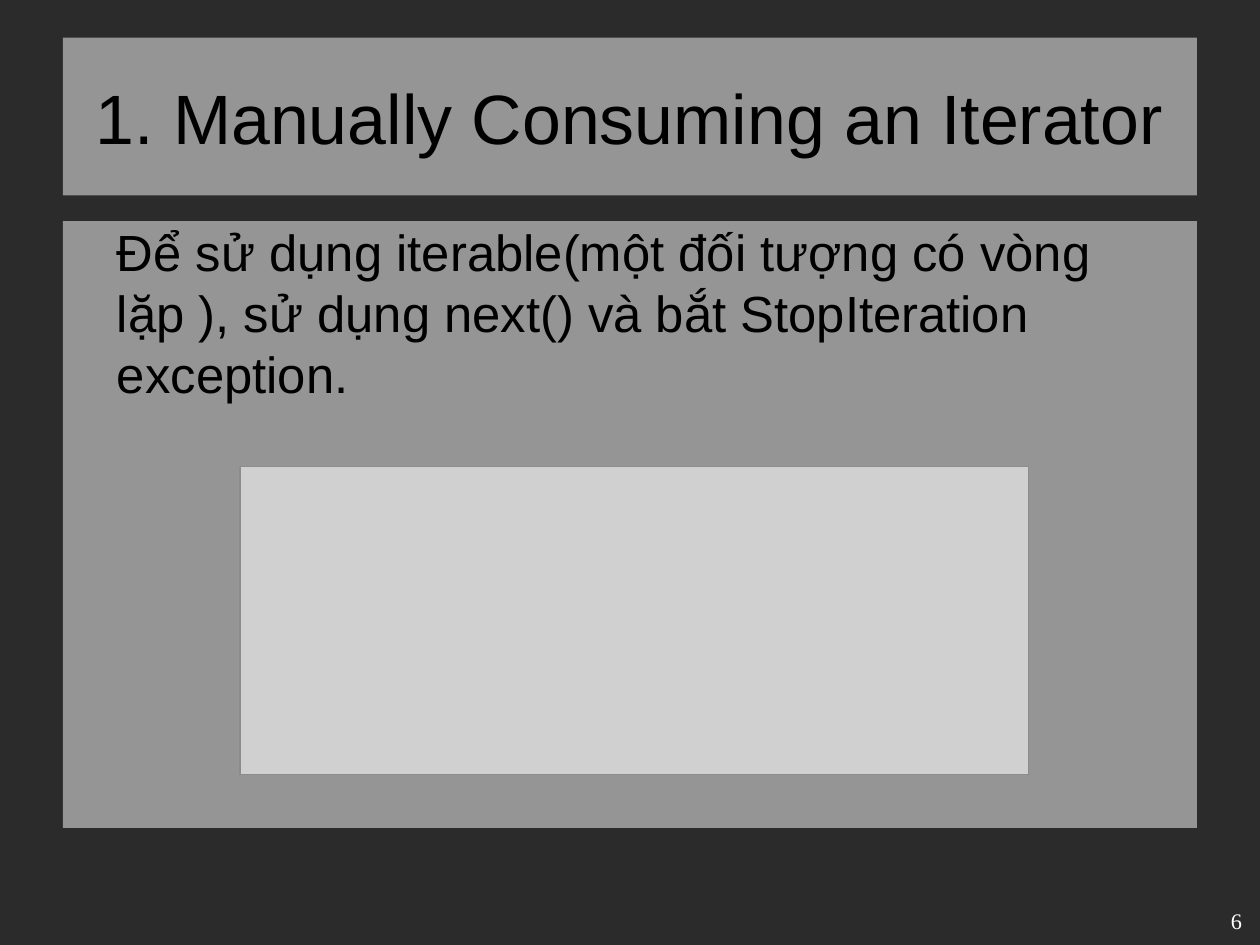
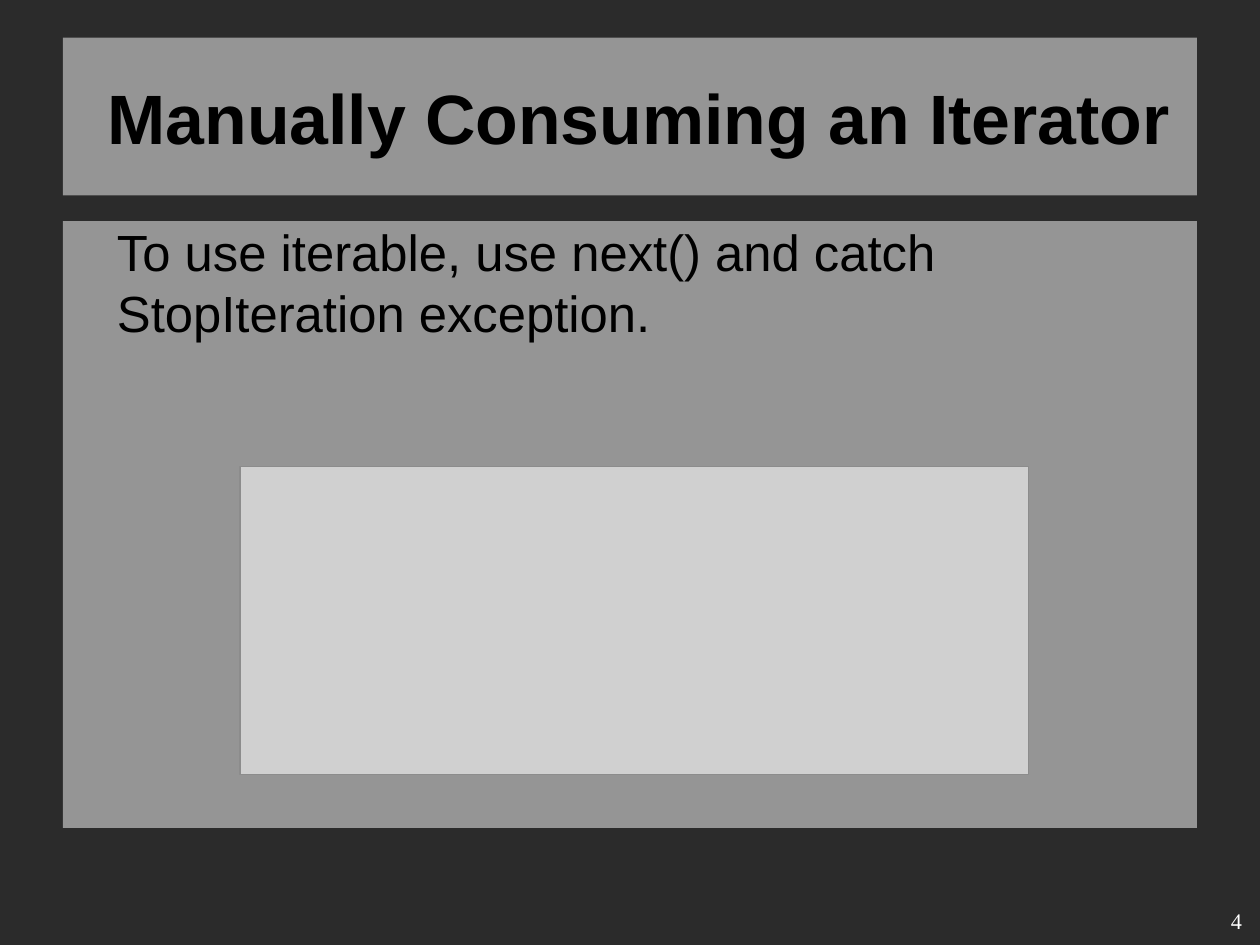
Before and after one commit to VitBomm/presentation, a slide deck: slide 4 of pre.odp (slide 6 before the commit). Drawn at 1260x945 pixels with LibreOffice and Linux fonts; fonts in the diff are those of the drawing; grey boxes stand for pictures; background and template pictures are left out; a plain dark background stands for a picture behind light text. Boxes give left, top, right and bottom in pixels: in the first picture for what was removed or moved away, otherwise in the second. Text is boxed around its words. In the diff, an @@ line names an element or a change of style, - is before the commit and + after.

```diff
--- a/pre.odp
+++ b/pre.odp
@@ title at [107, 93, 1169, 157]: text changed; bold on @@
-1. Manually Consuming an Iterator
+Manually Consuming an Iterator
@@ text at [117, 234, 935, 343]: text changed @@
-Để sử dụng iterable(một đối tượng có vòng lặp ), sử dụng next() và bắt StopIteration exception.
+To use iterable, use next() and catch StopIteration exception.
@@ page number at [1231, 914, 1242, 929]: text changed @@
-6
+4
```
Also in this commit, not shown: 4 other slides changed, 35 slides added, 13 slides removed, 2 other files.
